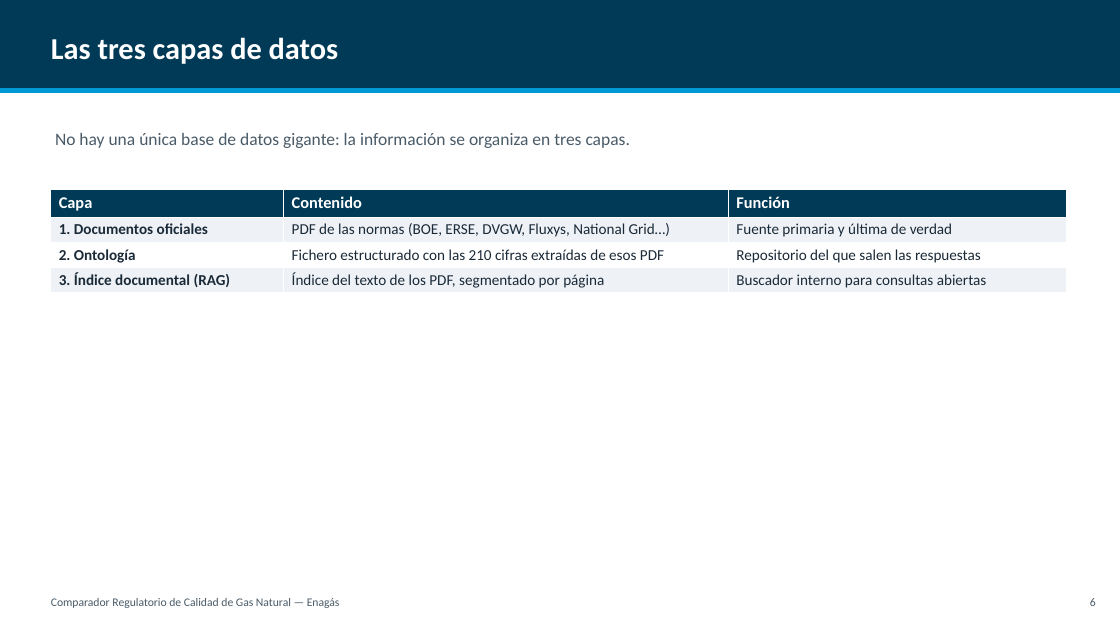
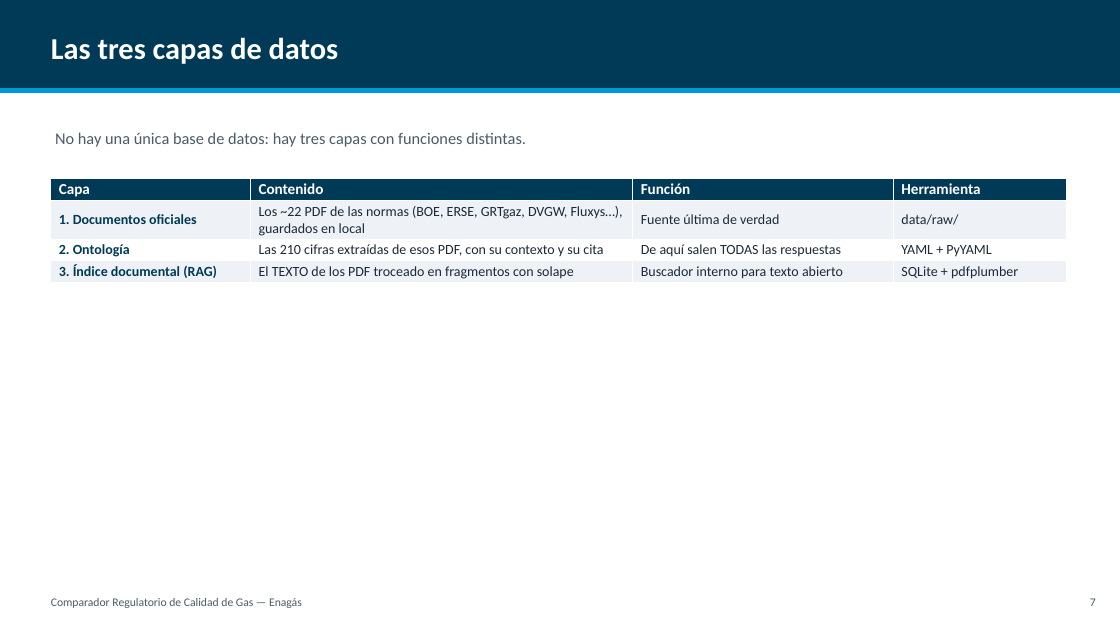
Before and after one commit to CarlosOlivaZurdo/ENAG-S_G1, a slide deck: slide 8 of docs/Presentacion_Comparador_Gas.pptx (slide 7 before the commit). Drawn at 1120x630 pixels with LibreOffice and Linux fonts; fonts in the diff are those of the drawing. Boxes give left, top, right and bottom in pixels: in the first picture for what was removed or moved away, otherwise in the second. Text is boxed around its words. In the diff, an @@ line names an element or a change of style, - is before the commit and + after.

```diff
--- a/docs/Presentacion_Comparador_Gas.pptx
+++ b/docs/Presentacion_Comparador_Gas.pptx
@@ text at box(55, 132, 526, 147): text changed; size 15 to 14 pt @@
-No hay una única base de datos gigante: la información se organiza en tres capas.
+No hay una única base de datos: hay tres capas con funciones distintas.
@@ table at box(50, 178, 1067, 283) @@
-column 2: Contenido | PDF de las normas (BOE, ERSE, DVGW, Fluxys, National Grid…) | Fichero estructurado con las 210 cifras extraídas de esos PDF | Índice del texto de los PDF, segmentado por página
-column 3: Función | Fuente primaria y última de verdad | Repositorio del que salen las respuestas | Buscador interno para consultas abiertas
+column 2: Contenido | Los ~22 PDF de las normas (BOE, ERSE, GRTgaz, DVGW, Fluxys…), guardados en local | Las 210 cifras extraídas de esos PDF, con su contexto y su cita | El TEXTO de los PDF troceado en fragmentos con solape
+column 3: Función | Fuente última de verdad | De aquí salen TODAS las respuestas | Buscador interno para texto abierto
+column 4: Herramienta | data/raw/ | YAML + PyYAML | SQLite + pdfplumber
@@ table: place and size @@
-table at box(50, 189, 1066, 292)
+table at box(50, 178, 1067, 283)
@@ text at box(51, 598, 302, 608): text changed @@
-Comparador Regulatorio de Calidad de Gas Natural — Enagás
+Comparador Regulatorio de Calidad de Gas — Enagás
@@ text at box(1090, 598, 1096, 606): text changed @@
-6
+7
```
Also in this commit, not shown: 10 other slides changed, 12 slides added, 7 slides removed, 11 other files.
